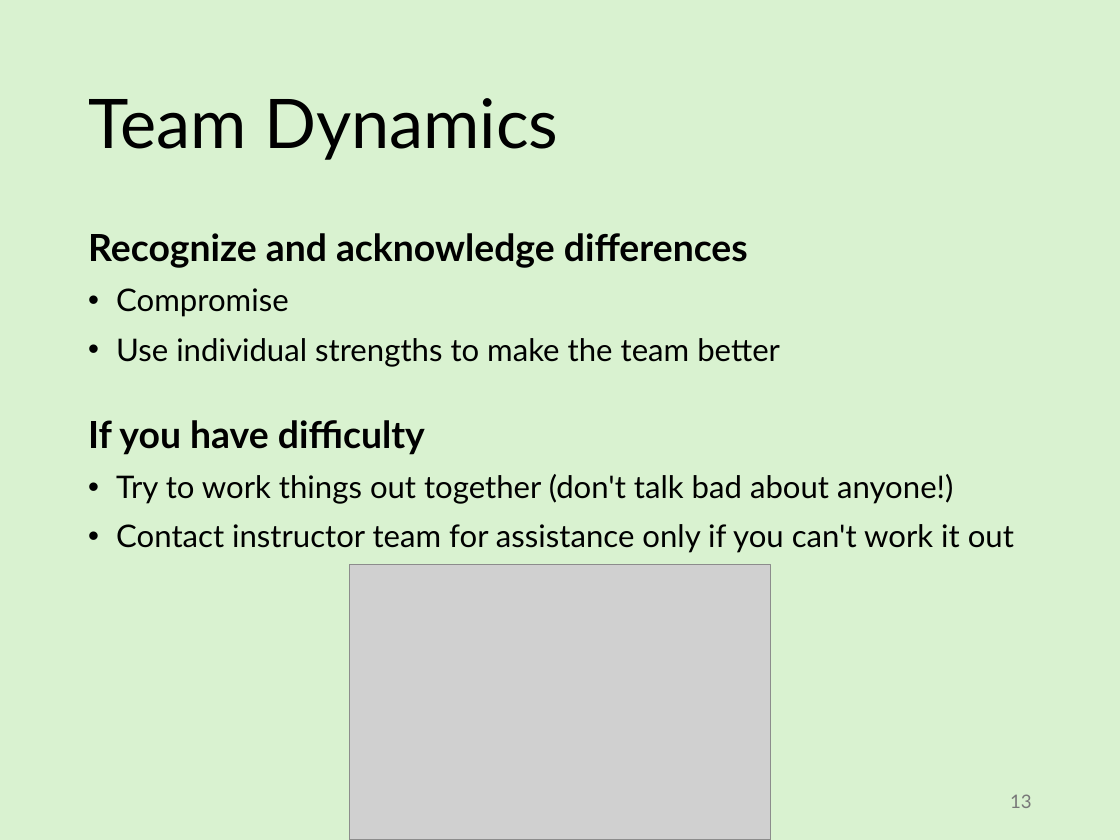
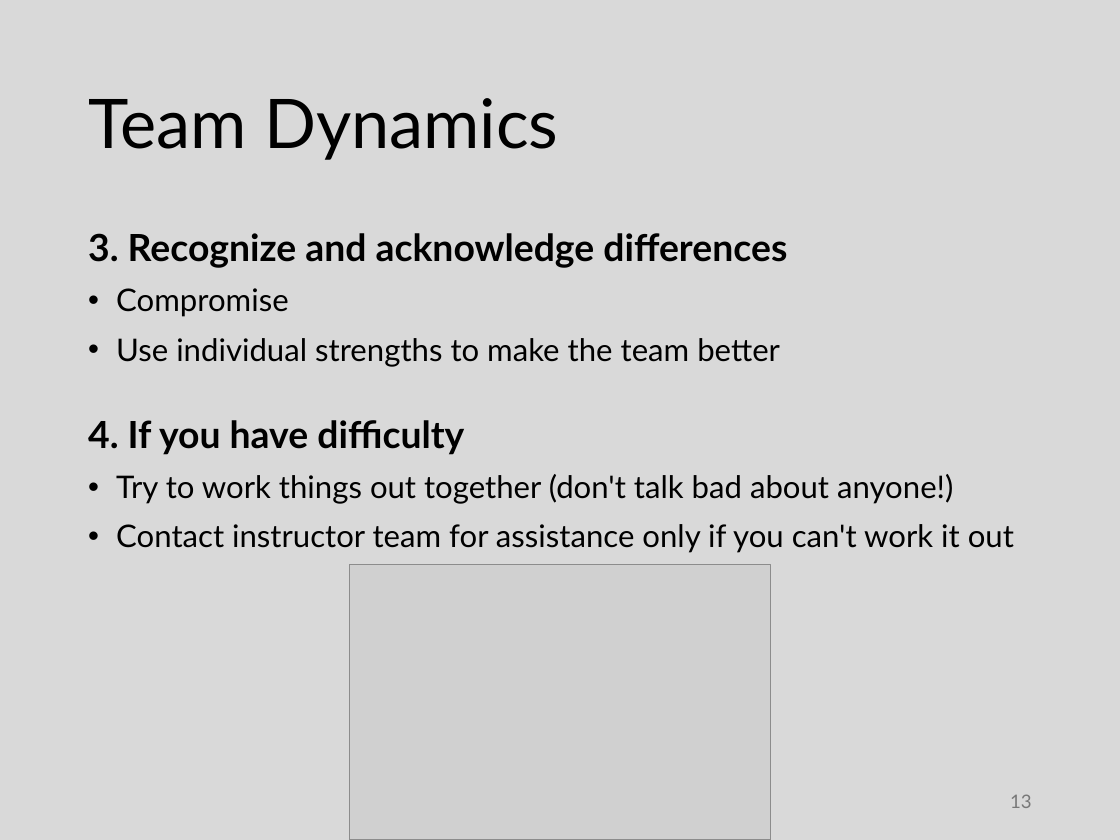
Before and after one commit to abuabara/abuabara.github.io, a slide deck: slide 13 of DAEN460S26/week3.pptx. Drawn at 1120x840 pixels with LibreOffice and Linux fonts; fonts in the diff are those of the drawing; grey boxes stand for pictures. Boxes give left, top, right and bottom in pixels: in the first picture for what was removed or moved away, otherwise in the second. Text is boxed around its words. In the diff, an @@ line names an element or a change of style, - is before the commit and + after.

```diff
--- a/DAEN460S26/week3.pptx
+++ b/DAEN460S26/week3.pptx
@@ background #D9F2D0 to #D9D9D9 @@
@@ text at (88, 233, 787, 268): text changed @@
-Recognize and acknowledge differences
+3. Recognize and acknowledge differences
@@ text at (88, 420, 464, 455): text changed @@
-If you have difficulty
+4. If you have difficulty
```
Also in this commit, not shown: 8 other slides changed, 1 slide added, 2 other files.
